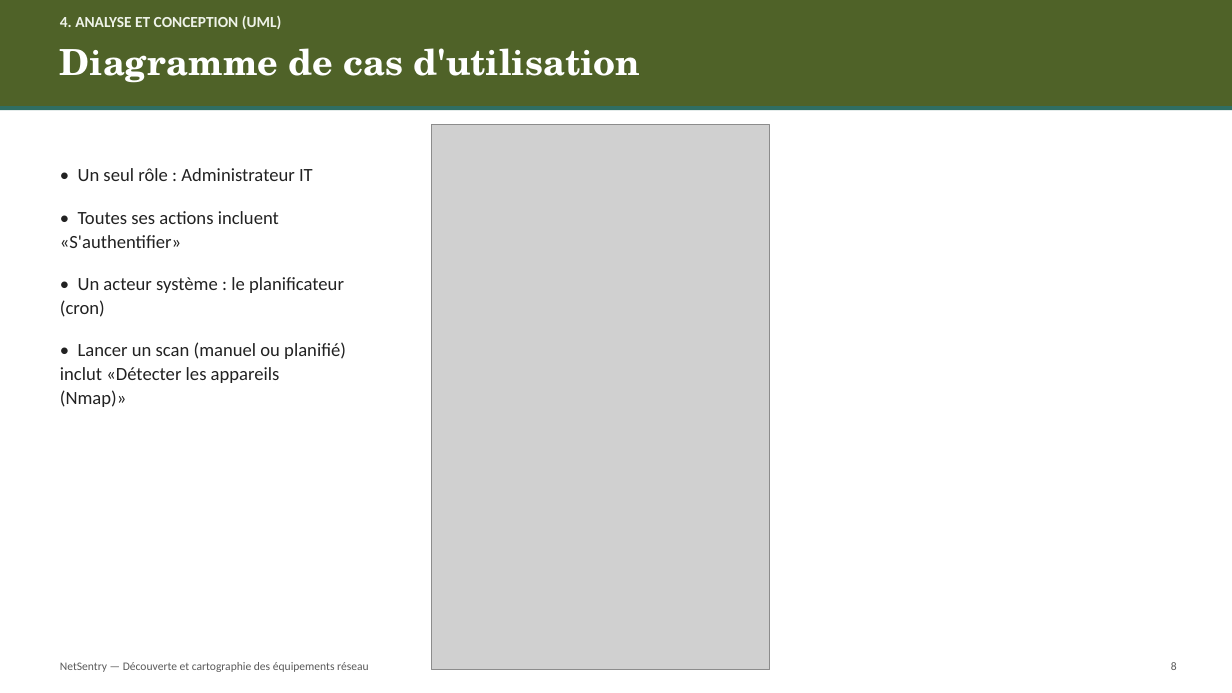
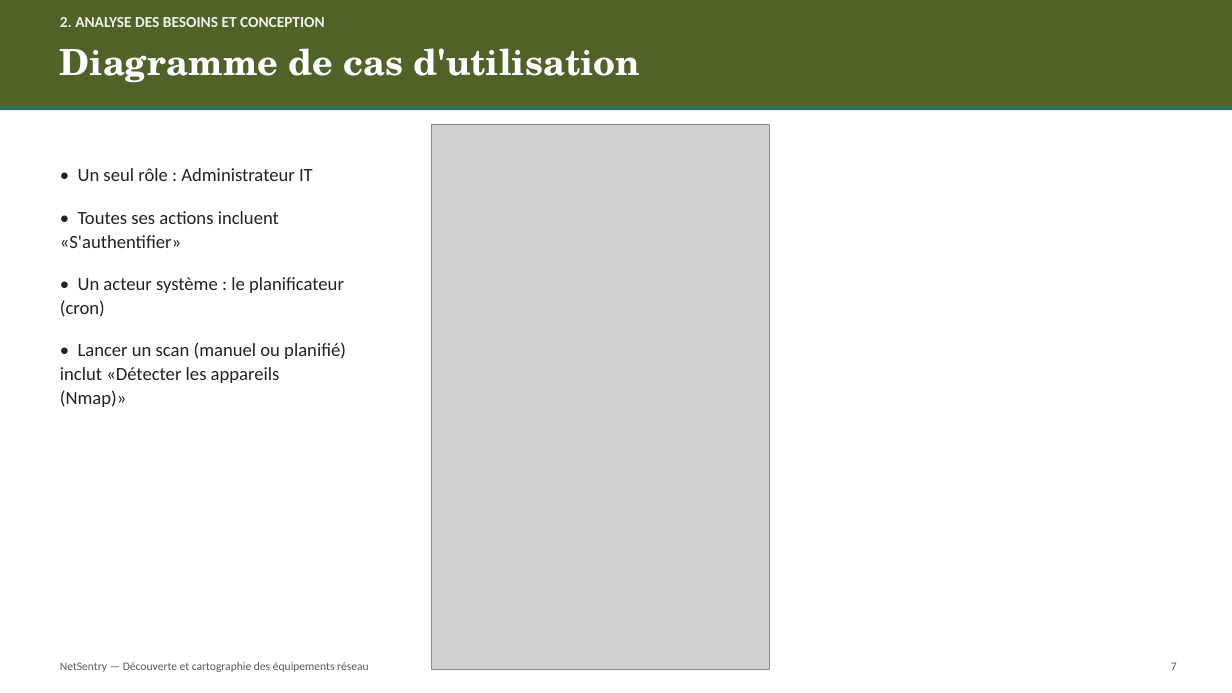
Before and after one commit to Ramiu88/NetSentry, a slide deck: slide 7 of rapport/NetSentry_Presentation.pptx (slide 8 before the commit). Drawn at 1232x693 pixels with LibreOffice and Linux fonts; fonts in the diff are those of the drawing; grey boxes stand for pictures. Boxes give left, top, right and bottom in pixels: in the first picture for what was removed or moved away, otherwise in the second. Text is boxed around its words. In the diff, an @@ line names an element or a change of style, - is before the commit and + after.

```diff
--- a/rapport/NetSentry_Presentation.pptx
+++ b/rapport/NetSentry_Presentation.pptx
@@ text at bbox=[60, 17, 325, 27]: text changed @@
-4. ANALYSE ET CONCEPTION (UML)
+2. ANALYSE DES BESOINS ET CONCEPTION
@@ text at bbox=[1171, 662, 1177, 670]: text changed @@
-8
+7
```
Also in this commit, not shown: 18 other slides changed, 1 slide added.
